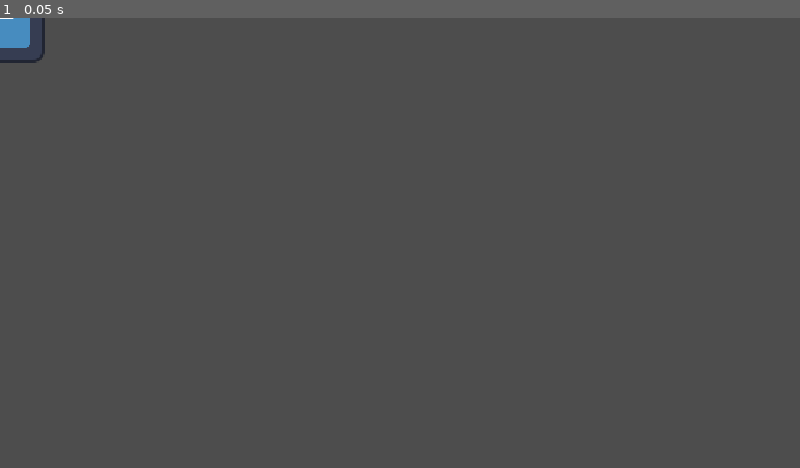
Above: before the commit, frame 1.
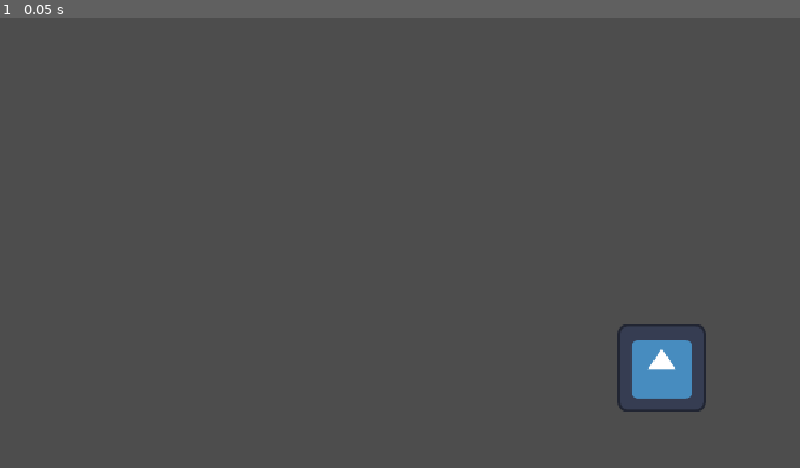
Above: after the commit, the same moment.

Repository: Pudding3160/cookie-jam
Game: Godot game, scene res://Scenes/main.tscn
Same seed, same stepped clock (60 frames per second), same inputs: the game is played once before the commit and once after it. Before the commit the project starts from res://Scenes/receipt-box.tscn. The engine's default icon, where the game draws it, is replaced by a stand-in: a white triangle on a blue panel in a dark square.
Inputs:
- Up to frame 1 (0.05 s): no input

The runs differ from the first frame. In frame 1, 1.6% of the frame differs, in the area x 0-89%, y 0-88%.

Commit message:
added some code lol

Diff:
--- /dev/null
+++ b/Code/receipt-box/receipt_box.gd
@@ -0,0 +1,30 @@
+extends Node2D
+
+@onready var sprite = $Sprite2D
+const Receipt = preload("res://Scenes/receipt.tscn")
+
+# Called when the node enters the scene tree for the first time.
+func _ready() -> void:
+	pass # Replace with function body.
+
+
+# Called every frame. 'delta' is the elapsed time since the previous frame.
+func _process(delta: float) -> void:
+	pass
+
+
+func _on_area_2d_mouse_entered() -> void:
+	sprite.scale = Vector2(1.05, 1.05);
+
+
+func _on_area_2d_mouse_exited() -> void:
+	sprite.scale = Vector2(1, 1);
+
+
+func _on_area_2d_input_event(viewport: Node, event: InputEvent, shape_idx: int) -> void:
+	if event is InputEventMouseButton && event.is_pressed():
+		var receipt = create_receipt()
+		add_child(receipt)
+
+func create_receipt() -> Node2D:
+	return Receipt.instantiate()
--- /dev/null
+++ b/Code/receipt/drag-object.gd
@@ -0,0 +1,25 @@
+class_name DragObject extends Node2D
+
+var is_dragged := true;
+var is_scanned := false;
+
+# Called when the node enters the scene tree for the first time.
+func _ready() -> void:
+	pass # Replace with function body.
+
+
+# Called every frame. 'delta' is the elapsed time since the previous frame.
+func _process(_delta: float) -> void:
+	if !is_dragged: return;
+	var offset = get_offset();
+	global_position = get_global_mouse_position();
+
+
+func _on_area_2d_input_event(_viewport: Node, event: InputEvent, _shape_idx: int) -> void:
+	if event is not InputEventMouseButton: return;
+	if event.is_pressed(): is_dragged = true;
+	else: is_dragged = false;
+
+
+func get_offset() -> Vector2:
+	return get_global_mouse_position() - global_position;
--- /dev/null
+++ b/Code/room-manager/room_manager.gd
@@ -0,0 +1,12 @@
+class_name RoomManager extends Node2D
+
+@export var Rooms: Array[Room]
+
+# Called when the node enters the scene tree for the first time.
+func _ready() -> void:
+	pass # Replace with function body.
+
+
+# Called every frame. 'delta' is the elapsed time since the previous frame.
+func _process(_delta: float) -> void:
+	pass
--- /dev/null
+++ b/Code/room.gd
@@ -0,0 +1,74 @@
+class_name Room extends Node2D
+
+@export var has_task := true;
+@export var cooldown: float;
+@export var rand_add_range: Vector2;
+var cooldown_buffer: float;
+@export var wait_time: float;
+var wait_time_buffer: float;
+var room_state := RoomState.State.INACTIVE;
+@export var reward_score: int;
+@export var penalty_score: int;
+var child_nodes: Array[Node];
+
+signal room_triggered;
+signal room_completed(reward: int);
+signal room_failed(penalty: int);
+
+# Called when the node enters the scene tree for the first time.
+func _ready() -> void:
+	seed(Time.get_unix_time_from_system())
+	if !has_task: return;
+	# Turn the scene unless its the main scene
+	child_nodes = get_children();
+	for node in child_nodes:
+		node.set_process(false);
+
+
+# Called every frame. 'delta' is the elapsed time since the previous frame.
+func _process(delta: float) -> void:
+	# Decrease the cooldown for the room to 'fail' (have a task)
+	udpdate_cooldown(delta);
+	if room_state == RoomState.State.INACTIVE: return;
+	# Decrease the task's timer
+	update_wait_time(delta);
+
+
+func timeout() -> void:
+	var rng = RandomNumberGenerator.new();
+	cooldown_buffer = cooldown + rng.randf_range(rand_add_range.x, rand_add_range.y);
+
+
+func udpdate_cooldown(delta: float) -> void:
+	cooldown_buffer -= delta;
+	if cooldown_buffer > 0.0: return;
+	# Signal that this room has a task
+	room_triggered.emit();
+
+
+func update_wait_time(delta: float) -> void:
+	wait_time_buffer -= delta;
+	if wait_time_buffer > 0.0: return;
+	# Signal that this room's task has been failed
+	room_failed.emit(penalty_score);
+
+
+func set_is_scene_active(active_state: bool):
+	if active_state:
+		for node in child_nodes:
+			node.set_process(true);
+	else:
+		for node in child_nodes:
+			node.set_process(false);
+
+
+func _on_room_triggered() -> void:
+	room_state = RoomState.State.ACTIVE;
+
+
+func _on_room_failed(_penalty: int) -> void:
+	room_state = RoomState.State.INACTIVE;
+
+
+func _on_room_completed(_reward: int) -> void:
+	room_state = RoomState.State.INACTIVE;
--- /dev/null
+++ b/Code/room_state_enum.gd
@@ -0,0 +1,6 @@
+class_name RoomState extends Node2D
+
+enum State {
+	INACTIVE,
+	ACTIVE
+}
--- /dev/null
+++ b/Scenes/Rooms/Kitchen/kitchen.tscn
@@ -0,0 +1,19 @@
+[gd_scene format=3 uid="uid://dc44fyup7cljr"]
+
+[ext_resource type="Script" uid="uid://u5wkdcr1hrfx" path="res://Code/room.gd" id="1_ywwjb"]
+[ext_resource type="Texture2D" uid="uid://csjc1fetaltla" path="res://icon.svg" id="2_d5842"]
+
+[node name="Kitchen" type="Node2D" unique_id=1824533860]
+script = ExtResource("1_ywwjb")
+cooldown = 60.0
+rand_add_range = Vector2(-12, 15)
+wait_time = 30.0
+metadata/_custom_type_script = "uid://u5wkdcr1hrfx"
+
+[node name="Sprite2D" type="Sprite2D" parent="." unique_id=1060090640]
+position = Vector2(953, 504)
+texture = ExtResource("2_d5842")
+
+[connection signal="room_completed" from="." to="." method="_on_room_completed"]
+[connection signal="room_failed" from="." to="." method="_on_room_failed"]
+[connection signal="room_triggered" from="." to="." method="_on_room_triggered"]
--- /dev/null
+++ b/Scenes/Rooms/Main Office/main-office.tscn
@@ -0,0 +1,8 @@
+[gd_scene format=3 uid="uid://t8epjukdqbi3"]
+
+[ext_resource type="Script" uid="uid://u5wkdcr1hrfx" path="res://Code/room.gd" id="1_chpiy"]
+
+[node name="MainOffice" type="Node2D" unique_id=467881628]
+script = ExtResource("1_chpiy")
+has_task = false
+metadata/_custom_type_script = "uid://u5wkdcr1hrfx"
--- a/Scenes/main.tscn
+++ b/Scenes/main.tscn
@@ -1,8 +1,10 @@
 [gd_scene format=3 uid="uid://coglnalw35w4f"]
 
-[ext_resource type="PackedScene" uid="uid://cs4tq17ql5qdx" path="res://Scenes/receipt-box.tscn" id="1_jjgbg"]
+[ext_resource type="PackedScene" uid="uid://brg37a87ucnnm" path="res://Scenes/Rooms/Main Office/main-office.tscn" id="1_bo1nx"]
+[ext_resource type="PackedScene" uid="uid://dc44fyup7cljr" path="res://Scenes/Rooms/Kitchen/kitchen.tscn" id="2_8gbba"]
 
 [node name="Main" type="Node2D" unique_id=1084439238]
 
-[node name="ReceiptBox" parent="." unique_id=1318762090 instance=ExtResource("1_jjgbg")]
-position = Vector2(577, 529)
+[node name="MainOffice" parent="." unique_id=647053706 instance=ExtResource("1_bo1nx")]
+
+[node name="Kitchen" parent="." unique_id=1824533860 instance=ExtResource("2_8gbba")]
--- a/Scenes/receipt-box.tscn
+++ b/Scenes/receipt-box.tscn
@@ -1,36 +1,13 @@
 [gd_scene format=3 uid="uid://cs4tq17ql5qdx"]
 
 [ext_resource type="Texture2D" uid="uid://csjc1fetaltla" path="res://icon.svg" id="1_7ui2b"]
-
-[sub_resource type="GDScript" id="GDScript_7ui2b"]
-resource_name = "receipt_box"
-script/source = "extends Node2D
-
-@onready var sprite = $Sprite2D
-
-# Called when the node enters the scene tree for the first time.
-func _ready() -> void:
-	pass # Replace with function body.
-
-
-# Called every frame. 'delta' is the elapsed time since the previous frame.
-func _process(delta: float) -> void:
-	pass
-
-
-func _on_area_2d_mouse_entered() -> void:
-	sprite.scale = Vector2(1.05, 1.05);
-
-
-func _on_area_2d_mouse_exited() -> void:
-	sprite.scale = Vector2(1, 1);
-"
+[ext_resource type="Script" uid="uid://bocnvmiqkymsp" path="res://Code/receipt-box/receipt_box.gd" id="1_kbeir"]
 
 [sub_resource type="RectangleShape2D" id="RectangleShape2D_r5n4g"]
 size = Vector2(120, 120)
 
 [node name="ReceiptBox" type="Node2D" unique_id=1318762090]
-script = SubResource("GDScript_7ui2b")
+script = ExtResource("1_kbeir")
 
 [node name="Sprite2D" type="Sprite2D" parent="." unique_id=834538265]
 texture = ExtResource("1_7ui2b")
@@ -40,5 +17,6 @@
 [node name="CollisionShape2D" type="CollisionShape2D" parent="Area2D" unique_id=175779235]
 shape = SubResource("RectangleShape2D_r5n4g")
 
+[connection signal="input_event" from="Area2D" to="." method="_on_area_2d_input_event"]
 [connection signal="mouse_entered" from="Area2D" to="." method="_on_area_2d_mouse_entered"]
 [connection signal="mouse_exited" from="Area2D" to="." method="_on_area_2d_mouse_exited"]
--- a/Scenes/receipt.tscn
+++ b/Scenes/receipt.tscn
@@ -1,17 +1,21 @@
 [gd_scene format=3 uid="uid://b4rmyxetpqew"]
 
+[ext_resource type="Script" uid="uid://crsqmooflc01k" path="res://Code/receipt/drag-object.gd" id="1_36q46"]
 [ext_resource type="Texture2D" uid="uid://5ikhyky8exdx" path="res://Sprites/Temp/receipt-temp.png" id="1_n37wc"]
 
 [sub_resource type="RectangleShape2D" id="RectangleShape2D_r5n4g"]
 size = Vector2(27, 60)
 
 [node name="Receipt" type="Node2D" unique_id=1671646839]
+script = ExtResource("1_36q46")
 
-[node name="Sprite2D" type="Sprite2D" parent="." unique_id=1708976242]
-texture = ExtResource("1_n37wc")
-
-[node name="Area2D" type="Area2D" parent="." unique_id=1428180040]
+[node name="Area2D" type="Area2D" parent="." unique_id=2011531091]
 
 [node name="CollisionShape2D" type="CollisionShape2D" parent="Area2D" unique_id=1237785329]
 position = Vector2(-0.5, 0)
 shape = SubResource("RectangleShape2D_r5n4g")
+
+[node name="Sprite2D" type="Sprite2D" parent="Area2D" unique_id=1708976242]
+texture = ExtResource("1_n37wc")
+
+[connection signal="input_event" from="Area2D" to="." method="_on_area_2d_input_event"]
--- /dev/null
+++ b/Scenes/room-manager.tscn
@@ -0,0 +1,6 @@
+[gd_scene format=3 uid="uid://cpp68tkmmsj88"]
+
+[ext_resource type="Script" uid="uid://dp555pdraov04" path="res://Code/room-manager/room_manager.gd" id="1_61ql1"]
+
+[node name="RoomManager" type="Node2D" unique_id=259202658]
+script = ExtResource("1_61ql1")
--- a/project.godot
+++ b/project.godot
@@ -11,7 +11,7 @@
 [application]
 
 config/name="cookie-jam"
-run/main_scene="uid://cs4tq17ql5qdx"
+run/main_scene="uid://coglnalw35w4f"
 config/features=PackedStringArray("4.7", "GL Compatibility")
 config/icon="res://icon.svg"
 
Not shown, added: Code/receipt-box/receipt_box.gd.uid
Not shown, added: Code/receipt/drag-object.gd.uid
Not shown, added: Code/room-manager/room_manager.gd.uid
Not shown, added: Code/room.gd.uid
Not shown, added: Code/room_state_enum.gd.uid
